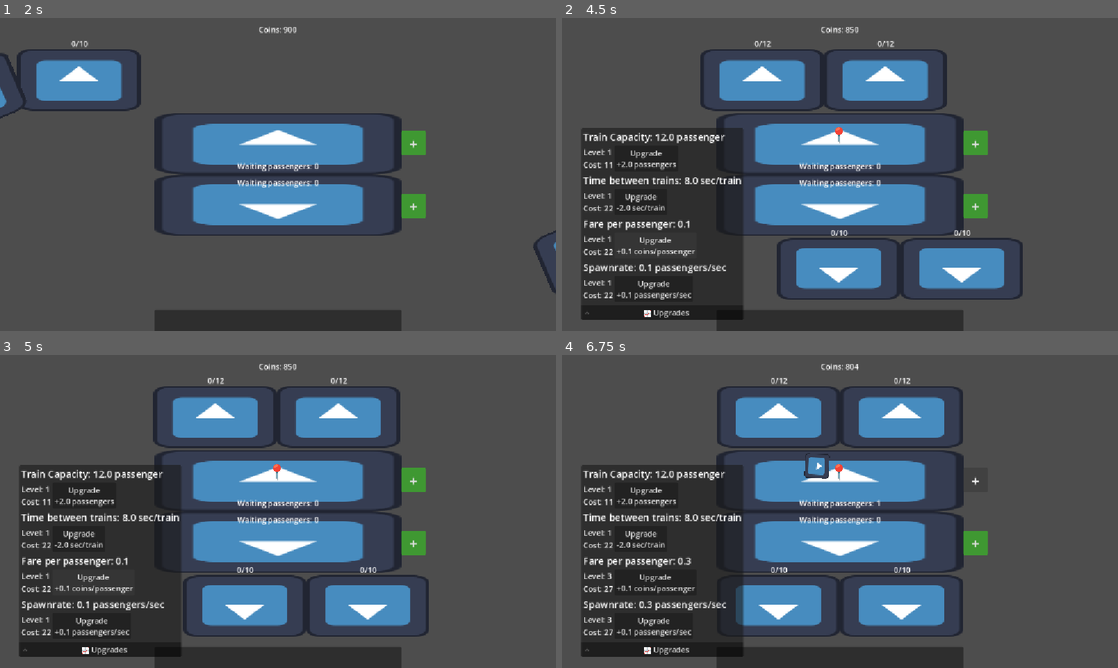
Above: before the commit, frames 1-4 (two rows, left to right).
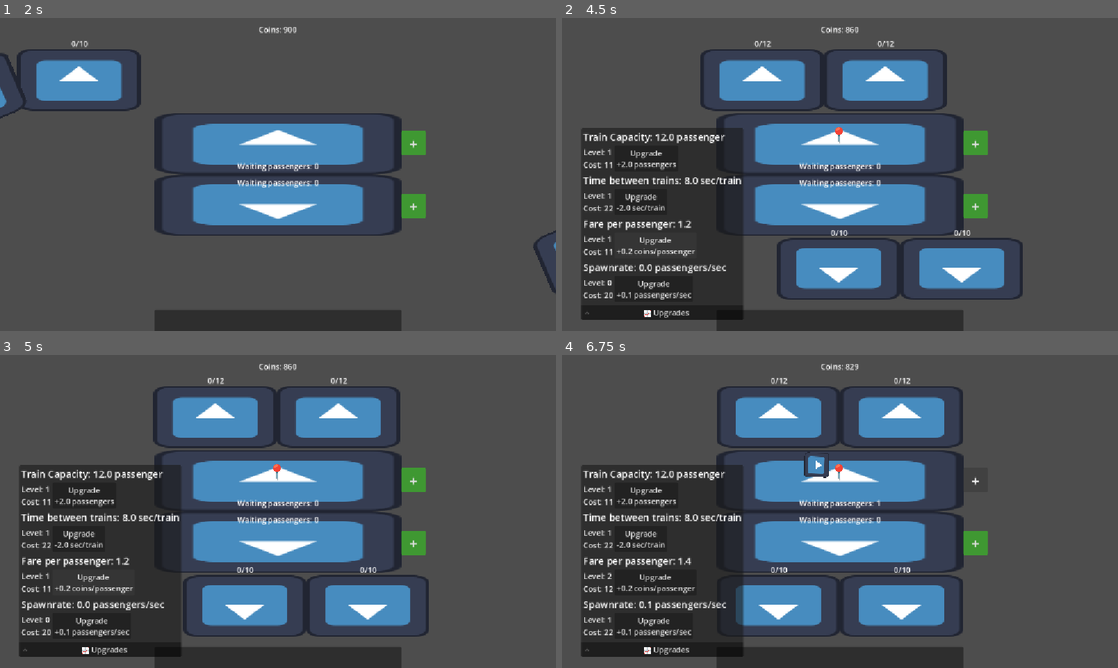
Above: after the commit, the same moments.

Repository: iamagoodperson-yay/rail-clicker
Game: Godot game, scene res://scenes/main.tscn
Same seed, same stepped clock (60 frames per second), same inputs: the game is played once before the commit and once after it. The engine's default icon, where the game draws it, is replaced by a stand-in: a white triangle on a blue panel in a dark square.
Inputs (mouse positions are in pixels of both pictures, inside the frame that each line leads up to):
- Up to frame 1 (2 s): click "Buy New Platform: 0" at 0.5 s; click "Buy New Platform: 100" at 1.25 s
- Up to frame 2 (4.5 s): tap Enter at 2 s; move the mouse to (840, 143) at 2.02 s; hold Right 2.03-2.75 s; tap Alt at 2.1 s; click (840, 143) at 2.17 s; click "Upgrade +2.0 passengers" at 2.75 s; click "Upgrade -2.0 sec/train" at 3.5 s; click (656, 246) at 4.25 s, where only the run before the commit has a clickable "Upgrade +0.1 coins/passenger"
- Up to frame 3 (5 s): no input
- Up to frame 4 (6.75 s): click (656, 583) at 5 s, where only the run after the commit has a clickable "Upgrade +0.2 coins/passenger"; click "Upgrade +0.1 passengers/sec" at 5.75 s; click "+" at 6.5 s

Frame 1 is identical in both runs. In frame 2, 0.1% of the frame differs, in the area x 7-53%, y 2-90%; in frame 3, 0.1%; in frame 4, 0.2%, in the area x 7-54%, y 2-90%.

Commit message:
buttons disabled if you cant afford it now

Diff:
--- a/scenes/main.tscn
+++ b/scenes/main.tscn
@@ -147,16 +147,6 @@
 text = "Coins: XXX"
 horizontal_alignment = 1
 
-[node name="ErrorLabel" type="Label" parent="UI" unique_id=1161960994]
-offset_left = 487.0
-offset_top = 599.0
-offset_right = 723.0
-offset_bottom = 622.0
-theme_override_colors/font_color = Color(1, 0.100000024, 0.100000024, 1)
-text = "Error:"
-horizontal_alignment = 1
-vertical_alignment = 1
-
 [connection signal="pressed" from="UI/FoldableContainer/VFlowContainer/CapacityContainer/BottomContainer/Button" to="UI/FoldableContainer/VFlowContainer/CapacityContainer" method="_on_button_pressed"]
 [connection signal="pressed" from="UI/FoldableContainer/VFlowContainer/WaitContainer/BottomContainer/Button" to="UI/FoldableContainer/VFlowContainer/WaitContainer" method="_on_button_pressed"]
 [connection signal="pressed" from="UI/FoldableContainer/VFlowContainer/FareContainer/BottomContainer/Button" to="UI/FoldableContainer/VFlowContainer/FareContainer" method="_on_button_pressed"]
--- a/scenes/platform.tscn
+++ b/scenes/platform.tscn
@@ -6,12 +6,12 @@
 [ext_resource type="PackedScene" uid="uid://c6wjjnoasaug1" path="res://scenes/train.tscn" id="3_1oqhx"]
 
 [sub_resource type="NavigationPolygon" id="NavigationPolygon_jyhfs"]
-vertices = PackedVector2Array(255, 130, -255, 130, -255, -114, 255, -114)
+vertices = PackedVector2Array(245, 120, -245, 120, -245, -104, 245, -104)
 polygons = Array[PackedInt32Array]([PackedInt32Array(0, 1, 2, 3)])
-outlines = Array[PackedVector2Array]([PackedVector2Array(-265.00003, 139.99995, 264.99997, 140.00005, 265.00003, -123.999954, -264.99997, -124.000046)])
+outlines = Array[PackedVector2Array]([PackedVector2Array(-255, 130, 255, 130, 255, -114, -255, -114)])
 
 [sub_resource type="RectangleShape2D" id="RectangleShape2D_d3t8h"]
-size = Vector2(506, 122)
+size = Vector2(512, 128)
 
 [sub_resource type="Theme" id="Theme_n1ckp"]
 
--- a/scenes/train.tscn
+++ b/scenes/train.tscn
@@ -49,6 +49,7 @@
 script = ExtResource("3_6b7q7")
 
 [node name="CollisionShape2D" type="CollisionShape2D" parent="PathFollow2D/TrainArea2D" unique_id=1480783289]
+position = Vector2(0, -4)
 shape = SubResource("RectangleShape2D_d3t8h")
 
 [node name="PathFollow2D2" type="PathFollow2D" parent="." unique_id=251474581 node_paths=PackedStringArray("leading")]
@@ -65,6 +66,7 @@
 [node name="Control" type="Control" parent="PathFollow2D2" unique_id=1033034351]
 layout_mode = 3
 anchors_preset = 0
+metadata/_edit_use_anchors_ = true
 
 [node name="Label" type="Label" parent="PathFollow2D2/Control" unique_id=1441794121]
 layout_mode = 0
@@ -81,4 +83,5 @@
 script = ExtResource("3_6b7q7")
 
 [node name="CollisionShape2D" type="CollisionShape2D" parent="PathFollow2D2/TrainArea2D" unique_id=1632531401]
+position = Vector2(0, -4)
 shape = SubResource("RectangleShape2D_d3t8h")
--- a/scripts/UI.gd
+++ b/scripts/UI.gd
@@ -2,10 +2,6 @@
 
 @onready var money_label = $MoneyLabel
 @onready var upgrade_foldable = $FoldableContainer
-@onready var error_label = $ErrorLabel
-
-func _ready():
-	error_label.visible = false
 
 func _process(_delta):
 	upgrade_foldable.visible = Event.first_select
--- a/scripts/camera_2d.gd
+++ b/scripts/camera_2d.gd
@@ -18,5 +18,5 @@
 	offset.y = clamp(
 		offset.y,
 		-558,
-		300 + 324 * Event.active_plat
+		300 + 258 * Event.active_plat + 20 * floori(Event.active_plat / 2.0)
 	)
--- a/scripts/capacity_container.gd
+++ b/scripts/capacity_container.gd
@@ -3,7 +3,6 @@
 @onready var top_label = $'TopContainer/Label'
 @onready var btm_label = $'BottomContainer/Label'
 @onready var button = $'BottomContainer/Button'
-@onready var error_label = get_node("/root/main/UI/ErrorLabel")
 
 var obj: Event.upgradable
 
@@ -16,17 +15,7 @@
 	btm_label.text = "Level: %s\nCost: %s" % [obj.level, obj.cost]
 	button.text = "Upgrade\n+%s passengers" % obj.amt_inc
 
+	button.disabled = Event.money < obj.cost or obj.is_maxxed
+
 func _on_button_pressed() -> void:
-	if Event.money < obj.cost:
-		error("Not enough money")
-	elif obj.is_maxxed:
-		error("Maximum level for upgrade")
-	else:
-		error_label.visible = false
-		Event.upgrade(obj)
-
-func error(text):
-	error_label.text = "Error: %s" % text
-	error_label.visible = true
-	await get_tree().create_timer(3.0).timeout
-	error_label.visible = false
+	Event.upgrade(obj)
--- a/scripts/fare_container.gd
+++ b/scripts/fare_container.gd
@@ -10,23 +10,13 @@
 func _process(_delta):
 	if Event.curr_select == null:
 		return
-	obj = Event.curr_select.spawnrate
+	obj = Event.curr_select.fare
 
 	top_label.text = "Fare per passenger: %s" % obj.amt
 	btm_label.text = "Level: %s\nCost: %s" % [obj.level, obj.cost]
 	button.text = "Upgrade\n+%s coins/passenger" % obj.amt_inc
 
+	button.disabled = Event.money < obj.cost or obj.is_maxxed
+
 func _on_button_pressed() -> void:
-	if Event.money < obj.cost:
-		error("Not enough money")
-	elif obj.is_maxxed:
-		error("Maximum level for upgrade")
-	else:
-		error_label.visible = false
-		Event.upgrade(obj)
-
-func error(text):
-	error_label.text = "Error: %s" % text
-	error_label.visible = true
-	await get_tree().create_timer(3.0).timeout
-	error_label.visible = false
+	Event.upgrade(obj)
--- a/scripts/leading_train_path.gd
+++ b/scripts/leading_train_path.gd
@@ -53,6 +53,7 @@
 		progress_ratio = 1.0
 		speed = 0.0
 		state = "e"
+		Event.money += plat_node.train_passengers * plat_node.fare.amt
 		wait_at_end()
 
 
@@ -67,8 +68,14 @@
 	plat_node.train_arrived = false
 
 func wait_at_end():
-	Event.money += plat_node.train_passengers * plat_node.fare.amt
-	await get_tree().create_timer(plat_node.train_wait.amt).timeout
+	var wait = plat_node.train_wait.amt
+	var timer = get_tree().create_timer(wait)
+	while timer.time_left > 0:
+		await get_tree().process_frame
+		if plat_node.train_wait.amt != wait:
+			break
+	if plat_node.train_wait.amt != wait:
+		wait_at_end()
 	plat_node.train_passengers = 0
 	progress_ratio = 0.0
 	speed = max_speed
--- a/scripts/passenger.gd
+++ b/scripts/passenger.gd
@@ -42,7 +42,7 @@
 		action = 0
 		await get_tree().create_timer(randf_range(2.5, 10.0)).timeout
 
-		action = randi_range(1,2)
+		action = randi_range(1,3)
 		await get_tree().create_timer(randf_range(1.5, 5)).timeout
 
 func board_train():
@@ -99,6 +99,9 @@
 			2:
 				velocity = Vector2.ZERO
 				rotation += angular_speed * delta
+			3:
+				velocity = Vector2.ZERO
+				rotation -= angular_speed * delta
 			_:
 				velocity = Vector2.ZERO
 		keep_to_plat_hitbox()
--- a/scripts/platform.gd
+++ b/scripts/platform.gd
@@ -69,3 +69,4 @@
 func _process(_delta: float) -> void:
 	pass_label.text = 'Waiting passengers: %s' % passenger_count
 	buy_btn.text = 'Buy New Platform: %s' % cost
+	buy_btn.disabled = Event.money < cost
--- a/scripts/platforms_container.gd
+++ b/scripts/platforms_container.gd
@@ -13,7 +13,7 @@
 func add_new_platform():
 	var platform = plat_scene.instantiate()
 	var plat_count = get_child_count()
-	platform.position = center + spacing * plat_count + train_gap * floori(plat_count / 2)
+	platform.position = center + spacing * plat_count + train_gap * floori(plat_count / 2.0)
 	platform.cost = roundi(100 * pow(2, plat_count-1))
 	add_child(platform)
 
--- a/scripts/spawn_container.gd
+++ b/scripts/spawn_container.gd
@@ -16,17 +16,7 @@
 	btm_label.text = "Level: %s\nCost: %s" % [obj.level, obj.cost]
 	button.text = "Upgrade\n+%s passengers/sec" % obj.amt_inc
 
+	button.disabled = Event.money < obj.cost or obj.is_maxxed
+
 func _on_button_pressed() -> void:
-	if Event.money < obj.cost:
-		error("Not enough money")
-	elif obj.is_maxxed:
-		error("Maximum level for upgrade")
-	else:
-		error_label.visible = false
-		Event.upgrade(obj)
-
-func error(text):
-	error_label.text = "Error: %s" % text
-	error_label.visible = true
-	await get_tree().create_timer(3.0).timeout
-	error_label.visible = false
+	Event.upgrade(obj)
--- a/scripts/spawn_passengers.gd
+++ b/scripts/spawn_passengers.gd
@@ -29,13 +29,24 @@
 		passenger.boarding = false
 
 func spawnrate():
+	var prev_spawnrate = 0.0
 	while true:
-		if plat_node.spawnrate.amt == 0 or plat_node.passenger_count >= 20:
+		var rate = plat_node.spawnrate.amt
+		if rate <= 0 or plat_node.passenger_count >= 20:
+			prev_spawnrate = rate
 			await get_tree().process_frame
 			continue
-
-		await get_tree().create_timer(1.0 / plat_node.spawnrate.amt).timeout
-		spawn()
+		if rate != prev_spawnrate:
+			prev_spawnrate = rate
+		var timer = get_tree().create_timer(1.0 / rate)
+		while timer.time_left > 0:
+			await get_tree().process_frame
+			if plat_node.spawnrate.amt != rate:
+				break
+		if plat_node.spawnrate.amt != rate:
+			continue
+		if plat_node.passenger_count < 20:
+			spawn()
 
 func _process(_delta: float) -> void:
 	if plat_node.train_arrived:
--- a/scripts/wait_container.gd
+++ b/scripts/wait_container.gd
@@ -16,17 +16,7 @@
 	btm_label.text = "Level: %s\nCost: %s" % [obj.level, obj.cost]
 	button.text = "Upgrade\n%s sec/train" % obj.amt_inc
 
+	button.disabled = Event.money < obj.cost or obj.is_maxxed
+
 func _on_button_pressed() -> void:
-	if Event.money < obj.cost:
-		error("Not enough money")
-	elif obj.is_maxxed:
-		error("Maximum level for upgrade")
-	else:
-		error_label.visible = false
-		Event.upgrade(obj)
-
-func error(text):
-	error_label.text = "Error: %s" % text
-	error_label.visible = true
-	await get_tree().create_timer(3.0).timeout
-	error_label.visible = false
+	Event.upgrade(obj)
